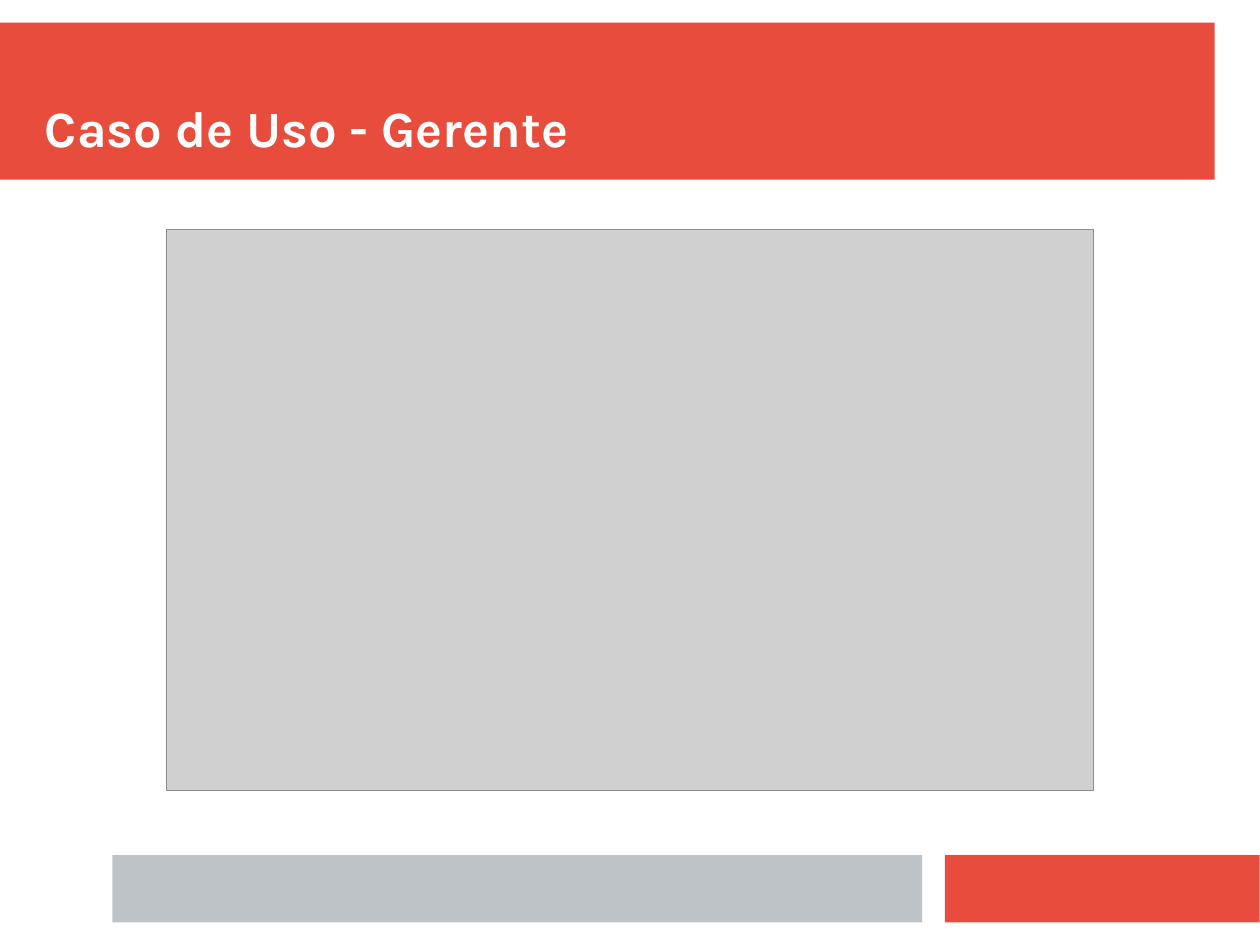
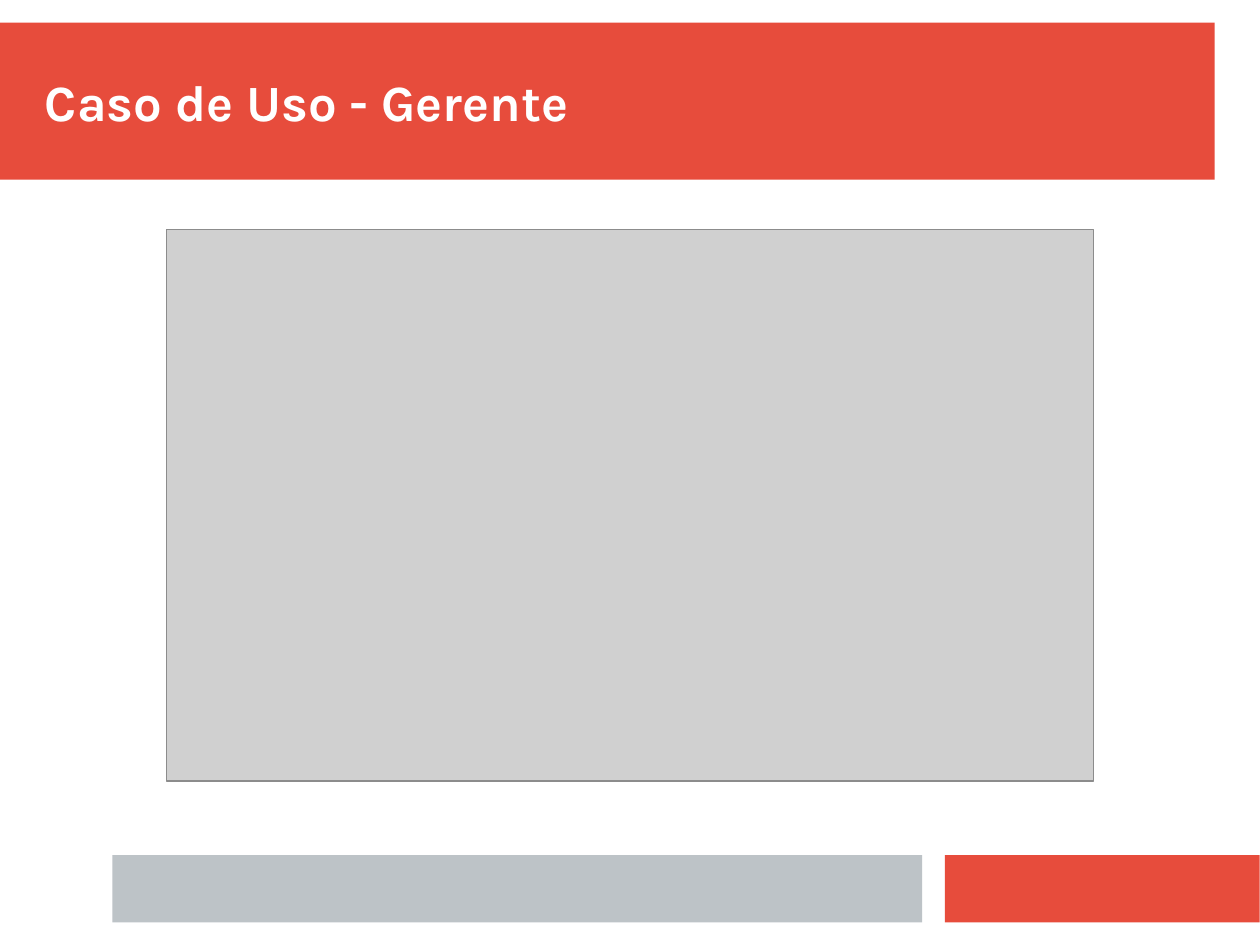
Before and after one commit to Juanba1998/APP-Restaurante, a slide deck: slide 17 of Material/Presentación/Presentacion Final.pptx. Drawn at 1260x945 pixels with LibreOffice and Linux fonts; fonts in the diff are those of the drawing; grey boxes stand for pictures. Boxes give left, top, right and bottom in pixels: in the first picture for what was removed or moved away, otherwise in the second. Text is boxed around its words. In the diff, an @@ line names an element or a change of style, - is before the commit and + after.

```diff
--- a/Material/Presentación/Presentacion Final.pptx
+++ b/Material/Presentación/Presentacion Final.pptx
@@ text "Caso de Uso - Gerente" at bbox=[45, 86, 568, 122]: vertical alignment bottom to middle @@
@@ picture: place and size @@
-picture at bbox=[167, 230, 1094, 791]
+picture at bbox=[167, 230, 1094, 781]
```
Also in this commit, not shown: 23 other slides changed.
